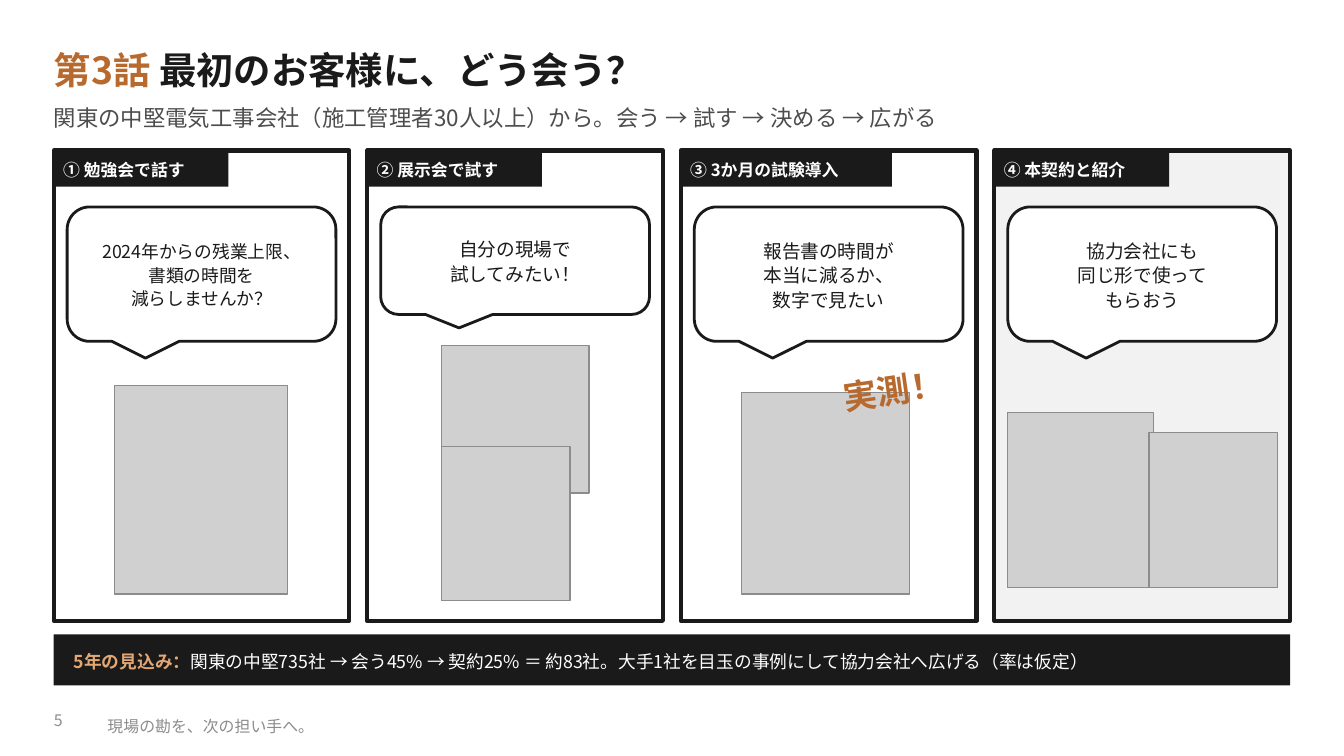
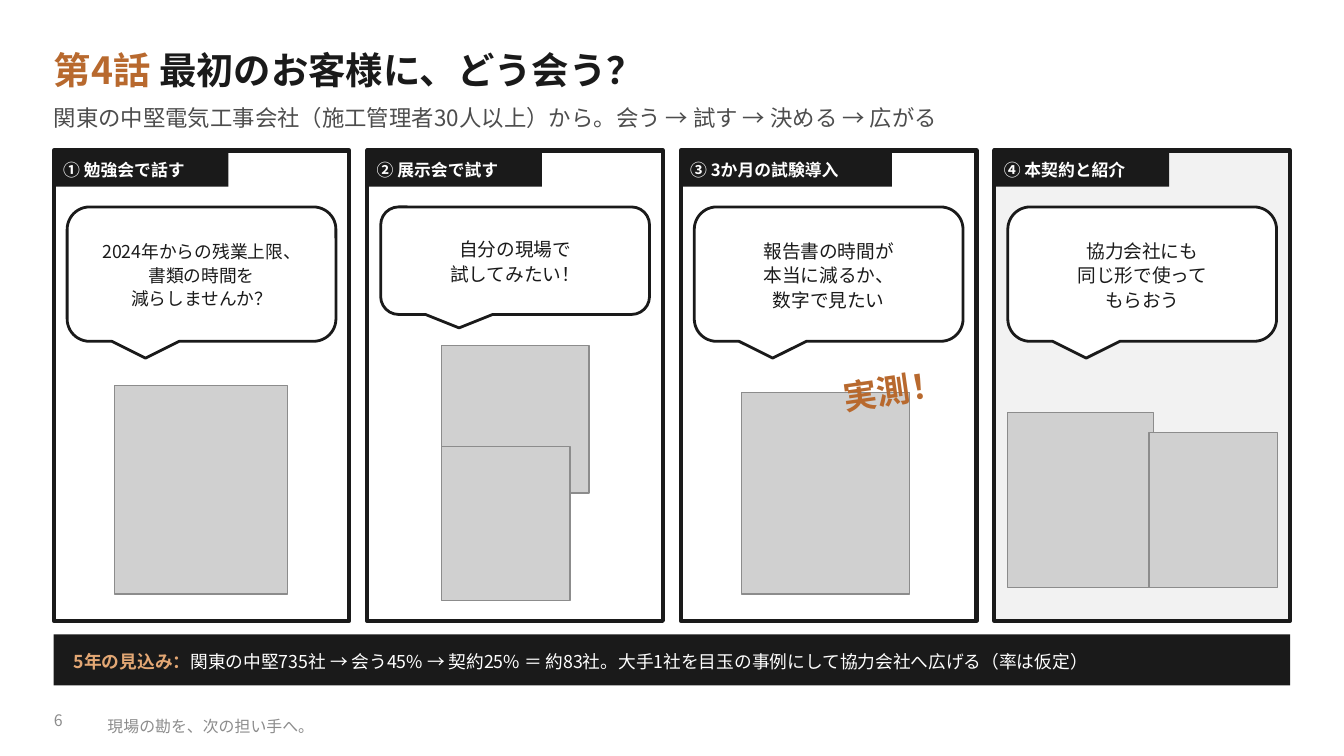
Before and after one commit to SEITOSHIKI/-ai-commute-audio-, a slide deck: slide 6 of deck/令和の虎_やさしい版_マンガでわかる収益構造.pptx (slide 5 before the commit). Drawn at 1344x756 pixels with LibreOffice and Linux fonts; fonts in the diff are those of the drawing; grey boxes stand for pictures; background and template pictures are left out. Boxes give left, top, right and bottom in pixels: in the first picture for what was removed or moved away, otherwise in the second. Text is boxed around its words. In the diff, an @@ line names an element or a change of style, - is before the commit and + after.

```diff
--- a/deck/令和の虎_やさしい版_マンガでわかる収益構造.pptx
+++ b/deck/令和の虎_やさしい版_マンガでわかる収益構造.pptx
@@ text at (x1=54, y1=52, x2=644, y2=88): text changed @@
-第3話 最初のお客様に、どう会う？
+第4話 最初のお客様に、どう会う？
@@ page number at (x1=54, y1=714, x2=63, y2=726): text changed @@
-5
+6
```
Also in this commit, not shown: 1 other slide changed, 1 slide added, 13 other files.
